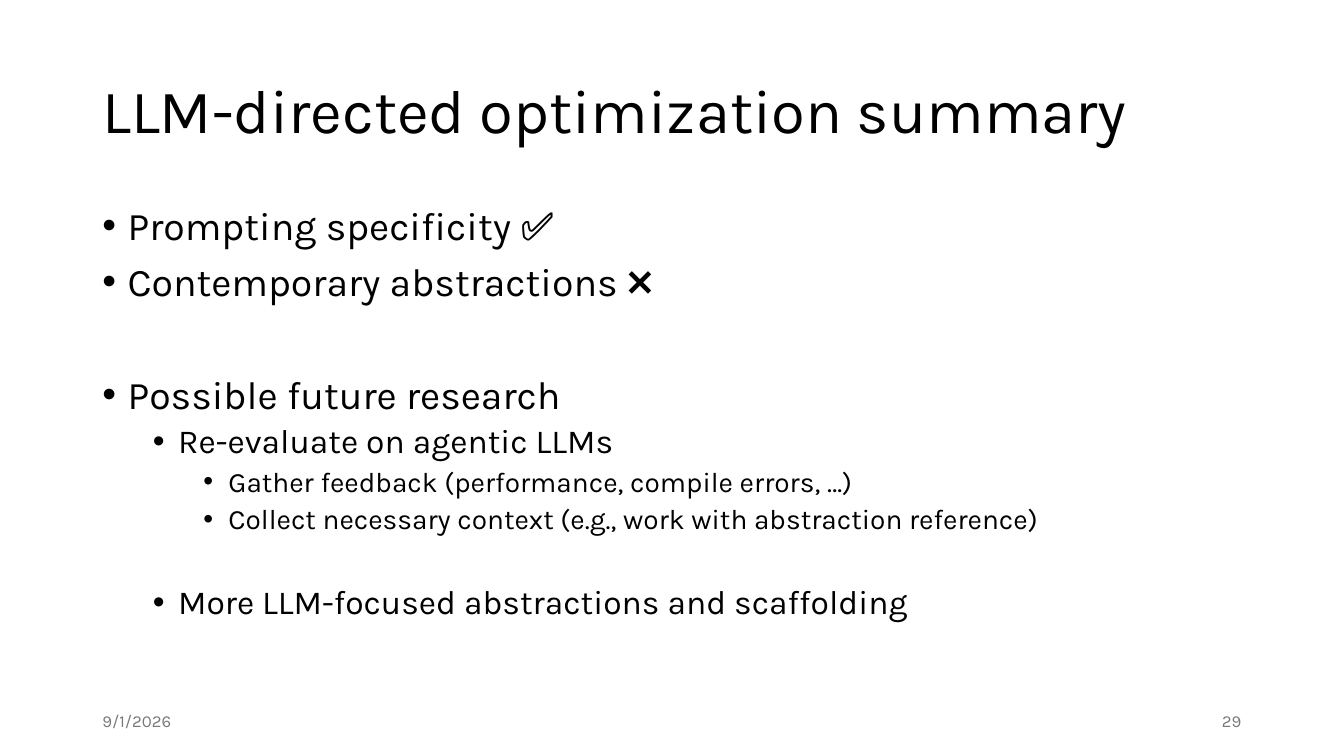
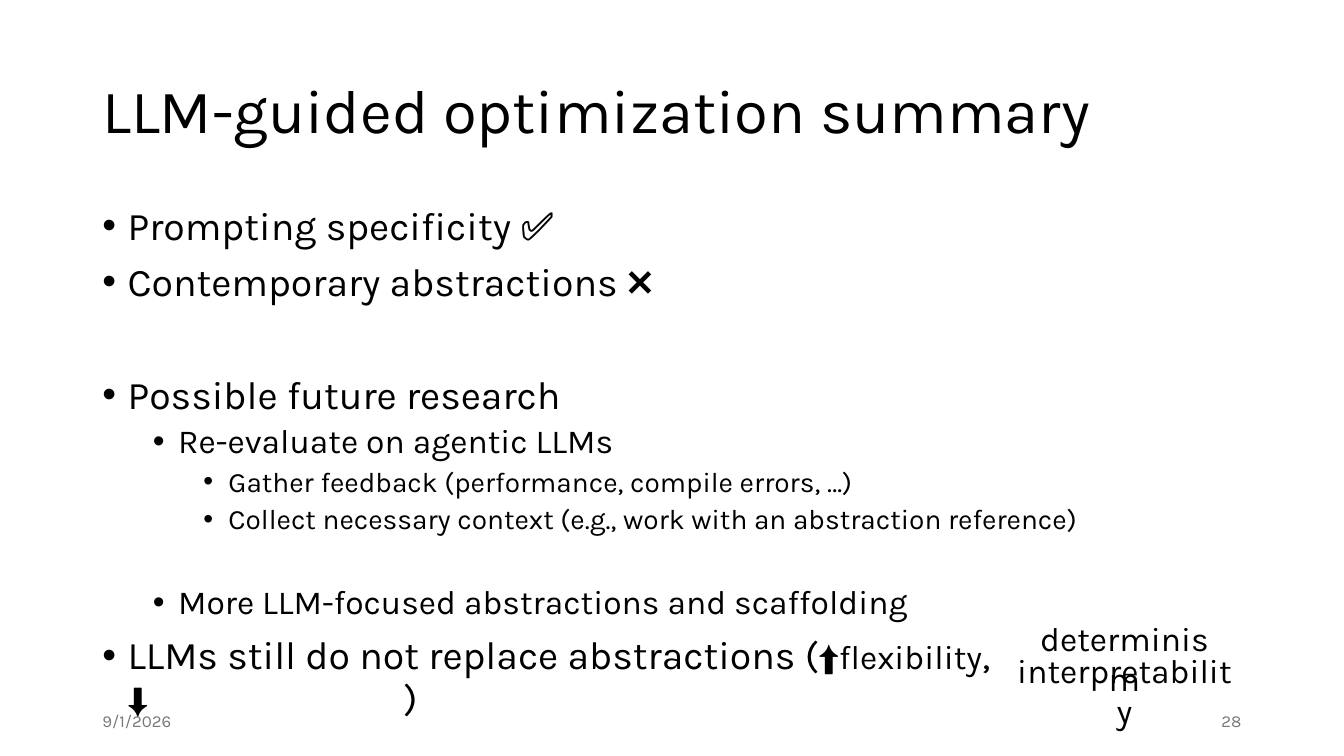
Before and after one commit to jiriklepl/phd-thesis, a slide deck: slide 28 of slides/Optimizing Memory Layouts and Traversal Orders in High-Performance Computing.pptx (slide 29 before the commit). Drawn at 1344x756 pixels with LibreOffice and Linux fonts; fonts in the diff are those of the drawing. Boxes give left, top, right and bottom in pixels: in the first picture for what was removed or moved away, otherwise in the second. Text is boxed around its words. In the diff, an @@ line names an element or a change of style, - is before the commit and + after.

```diff
--- a/slides/Optimizing Memory Layouts and Traversal Orders in High-Performance Computing.pptx
+++ b/slides/Optimizing Memory Layouts and Traversal Orders in High-Performance Computing.pptx
@@ title at <box>102,90,1090,148</box>: text changed @@
-LLM-directed optimization summary
+LLM-guided optimization summary
@@ text at <box>228,509,1077,536</box>: text changed @@
-    • Collect necessary context (e.g., work with abstraction reference)
+    • Collect necessary context (e.g., work with an abstraction reference)
@@ text added at <box>1021,613,1229,663</box>, 24 pt, text #000000 @@
+determinism
@@ text at <box>128,642,982,679</box>: paragraph added @@
+• LLMs still do not replace abstractions (⬆️flexibility, ⬇️ )
@@ text added at <box>1007,645,1241,696</box>, 24 pt, text #000000 @@
+interpretability
```
Also in this commit, not shown: 9 other slides changed, 1 slide removed.
